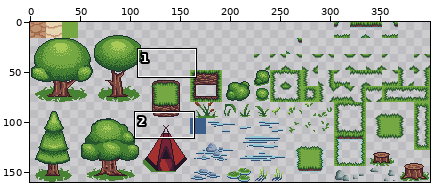
Two versions of one sprite sheet, assets/maps/forest.png. Above, an overview of the earlier version with the close-up marked.
Close-up. Before the commit:
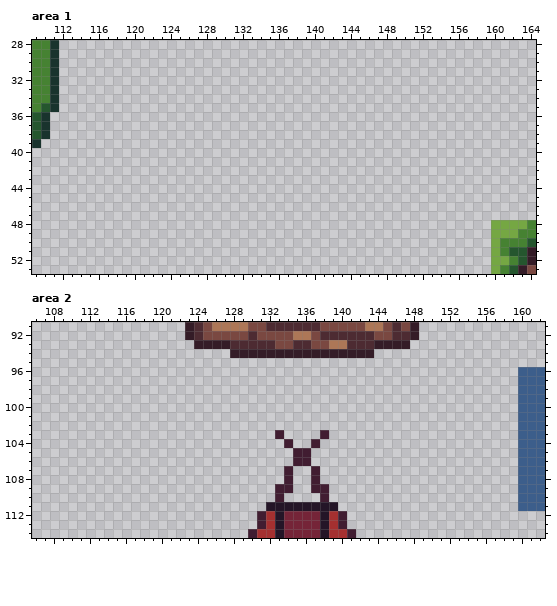
The file is 400x160 pixels. Pixels under 10% opacity are left out. Colours within 5 levels of each other are drawn and written as one. Shown: area 1: x 109..164, y 28..53; area 2: x 106..162, y 91..114.
After:
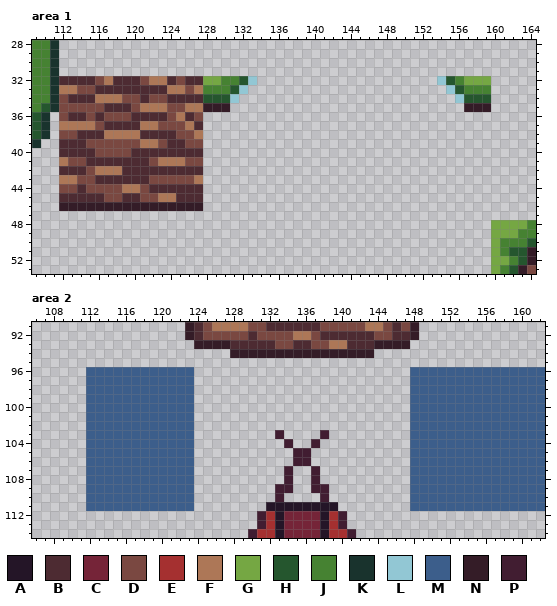
Palette (. is transparent): A #241527  B #4d2b32  C #752438  D #7a4841  E #a53030  F #ad7757  G #75a743  H #25562e  J #468232  K #19332d  L #92c7d4  M #3c5e8b  N #341c27  P #411d31
From old to new:
--- area 1
@@ x 109..164 @@
 31 JJK.....................................................
-32 JJK.....................................................
-33 JJK.....................................................
-34 JJK.....................................................
-35 JHK.....................................................
-36 HK......................................................
-37 HK......................................................
-38 HK......................................................
-39 K.......................................................
-40 ........................................................
-41 ........................................................
-42 ........................................................
-43 ........................................................
-44 ........................................................
-45 ........................................................
-46 ........................................................
+32 JJKBBBBDFBBBDFFBDBBGGJJHL....................LHJGGG.....
+33 JJKFFDDBBBBBBBBFFDFJJJHL......................LHJJJ.....
+34 JJKDBBBFFFDDBDDBBBBHHHL........................LHHH.....
+35 JHKDDDDDBBBDFFFDDFFNNN..........................NNN.....
+36 HK.DBBDBDDDBBBBDFBD.....................................
+37 HK.FFFFDBBBBFFDDDFB.....................................
+38 HK.DDBBBFFFFBBBBDDF.....................................
+39 K..BBBDDDDDDFFDBBDD.....................................
+40 ...BBBBDDDDBBBBBBBB.....................................
+41 ...FDDBBBBBBBDFFFDD.....................................
+42 ...BBBDFFFBBBBBBBBB.....................................
+43 ...FFDDBBBBBBDDDDDF.....................................
+44 ...DDBDDDDFFDBBBBBB.....................................
+45 ...BBBBBDDBBDDFFBBB.....................................
+46 ...NNNNNNNNNNNNNNNN.....................................
 47 ........................................................
--- area 2
@@ x 106..162 @@
  95 .........................................................
- 96 ......................................................MMM
- 97 ......................................................MMM
- 98 ......................................................MMM
- 99 ......................................................MMM
-100 ......................................................MMM
-101 ......................................................MMM
-102 ......................................................MMM
-103 ...........................P....P.....................MMM
-104 ............................P..P......................MMM
-105 .............................PP.......................MMM
-106 .............................PP.......................MMM
-107 ............................P..P......................MMM
-108 ............................P..P......................MMM
-109 ...........................PP..PP.....................MMM
-110 ...........................P....P.....................MMM
-111 ..........................AAAAAAAA....................MMM
+ 96 ......MMMMMMMMMMMM........................MMMMMMMMMMMMMMM
+ 97 ......MMMMMMMMMMMM........................MMMMMMMMMMMMMMM
+ 98 ......MMMMMMMMMMMM........................MMMMMMMMMMMMMMM
+ 99 ......MMMMMMMMMMMM........................MMMMMMMMMMMMMMM
+100 ......MMMMMMMMMMMM........................MMMMMMMMMMMMMMM
+101 ......MMMMMMMMMMMM........................MMMMMMMMMMMMMMM
+102 ......MMMMMMMMMMMM........................MMMMMMMMMMMMMMM
+103 ......MMMMMMMMMMMM.........P....P.........MMMMMMMMMMMMMMM
+104 ......MMMMMMMMMMMM..........P..P..........MMMMMMMMMMMMMMM
+105 ......MMMMMMMMMMMM...........PP...........MMMMMMMMMMMMMMM
+106 ......MMMMMMMMMMMM...........PP...........MMMMMMMMMMMMMMM
+107 ......MMMMMMMMMMMM..........P..P..........MMMMMMMMMMMMMMM
+108 ......MMMMMMMMMMMM..........P..P..........MMMMMMMMMMMMMMM
+109 ......MMMMMMMMMMMM.........PP..PP.........MMMMMMMMMMMMMMM
+110 ......MMMMMMMMMMMM.........P....P.........MMMMMMMMMMMMMMM
+111 ......MMMMMMMMMMMM........AAAAAAAA........MMMMMMMMMMMMMMM
 112 .........................PEACCCCAEP......................
Boxes around the changes in both close-ups, in picture pixels (x1, y1, x2, y2):
added: (59, 76, 257, 211)
added: (437, 76, 491, 112)
added: (86, 367, 194, 511)
added: (410, 367, 518, 511)
